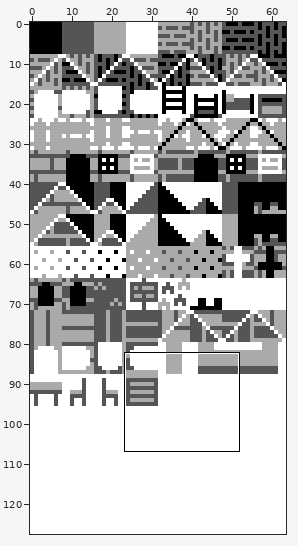
Two states of a sprite sheet, Maps/Terrain.png. The picture above shows the old version from afar; the outline marks the close-up.
Close-up. Old version:
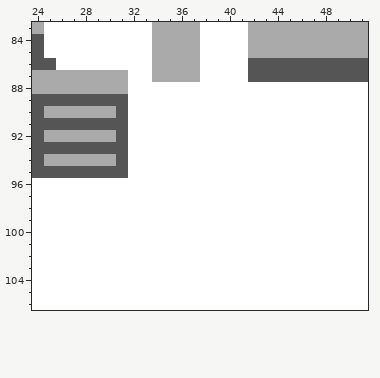
The file is 64x128 pixels. Shown: x 24..51, y 83..106.
After the commit:
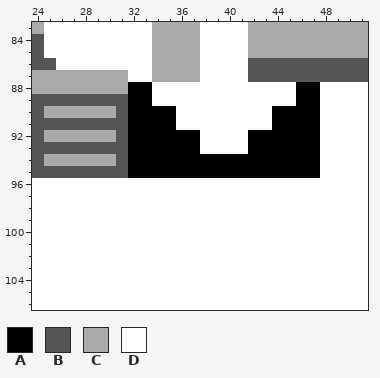
Palette (. is transparent): A #000000  B #555555  C #aaaaaa  D #ffffff
Change:
@@ x 24..51 @@
  87 CCCCCCCCDDCCCCDDDDBBBBBBBBBB
- 88 CCCCCCCCDDDDDDDDDDDDDDDDDDDD
- 89 BBBBBBBBDDDDDDDDDDDDDDDDDDDD
- 90 BCCCCCCBDDDDDDDDDDDDDDDDDDDD
- 91 BBBBBBBBDDDDDDDDDDDDDDDDDDDD
- 92 BCCCCCCBDDDDDDDDDDDDDDDDDDDD
- 93 BBBBBBBBDDDDDDDDDDDDDDDDDDDD
- 94 BCCCCCCBDDDDDDDDDDDDDDDDDDDD
- 95 BBBBBBBBDDDDDDDDDDDDDDDDDDDD
+ 88 CCCCCCCCAADDDDDDDDDDDDAADDDD
+ 89 BBBBBBBBAADDDDDDDDDDDDAADDDD
+ 90 BCCCCCCBAAAADDDDDDDDAAAADDDD
+ 91 BBBBBBBBAAAADDDDDDDDAAAADDDD
+ 92 BCCCCCCBAAAAAADDDDAAAAAADDDD
+ 93 BBBBBBBBAAAAAADDDDAAAAAADDDD
+ 94 BCCCCCCBAAAAAAAAAAAAAAAADDDD
+ 95 BBBBBBBBAAAAAAAAAAAAAAAADDDD
  96 DDDDDDDDDDDDDDDDDDDDDDDDDDDD
Changed places in both close-ups, as pixel boxes (x1, y1, x2, y2):
changed: (128, 82, 320, 178)
